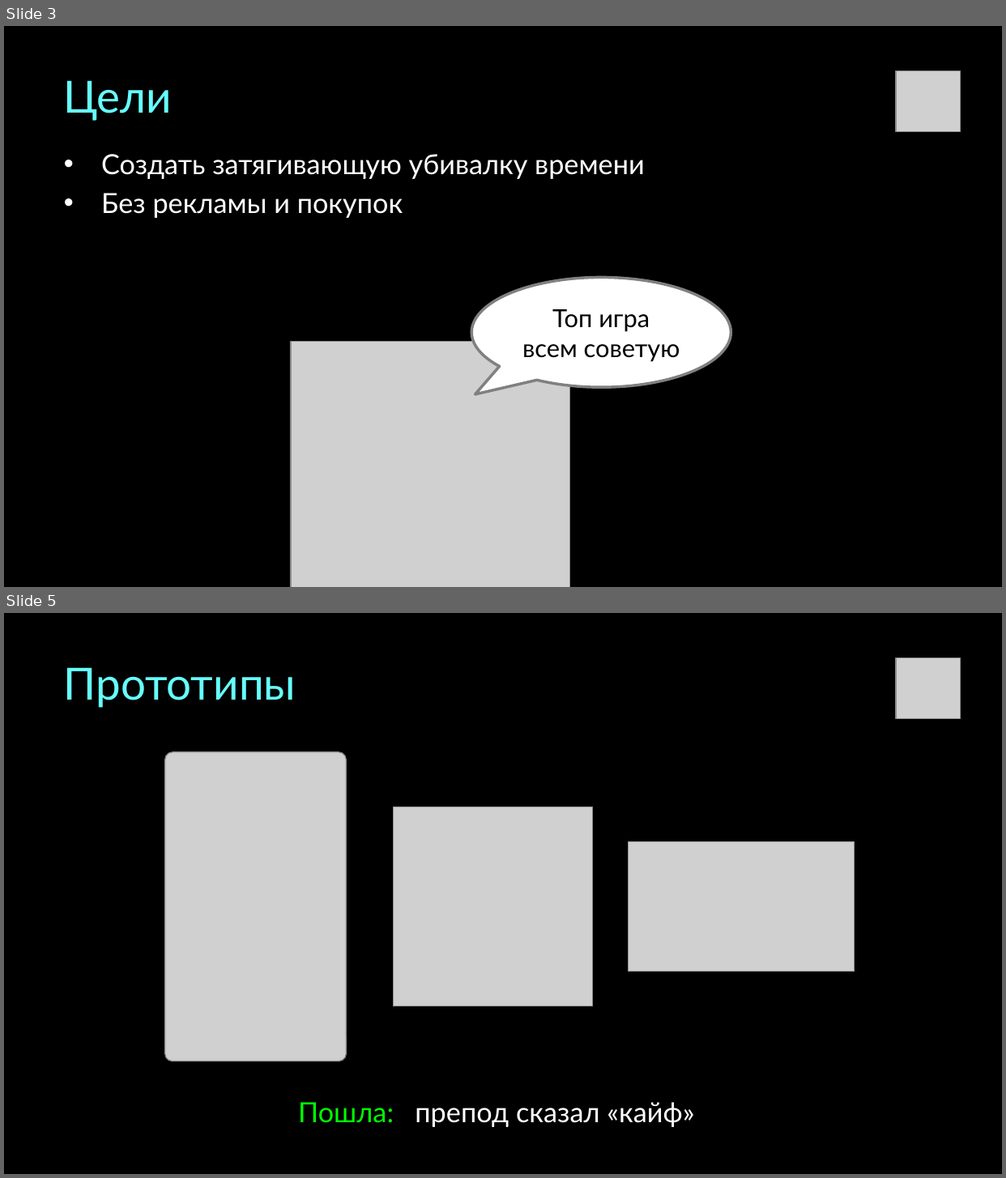
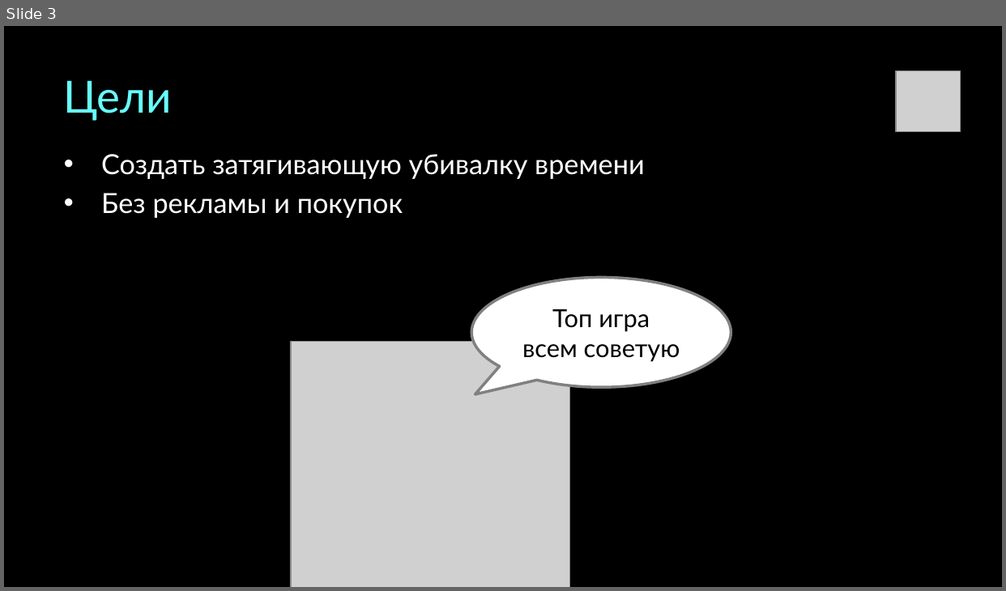
Before and after one commit to cubecrusher/Trance6-2, a slide deck: trjr.pptx. Shown one above the other, each under a label of ours: slides 3 and 5 before the commit, slide 3 after it; the slides between them are not shown. The pictures are 1006x1178 and 1006x591 pixels, drawn with LibreOffice and Linux fonts; fonts in the diff are those of the drawing; grey boxes stand for pictures. Boxes give left, top, right and bottom in pixels: in the first picture for what was removed or moved away, otherwise in the second. Text is boxed around its words. In the diff, an @@ line names an element or a change of style, - is before the commit and + after.

```diff
--- a/trjr.pptx
+++ b/trjr.pptx
@@ slide 5 removed at [4,613,1002,1174], background #000000 @@
@@ picture removed at [896,658,960,719] @@
@@ title removed at [64,667,296,708] @@
-Прототипы
@@ picture removed at [164,752,345,1062] @@
@@ picture removed at [393,807,593,1006] @@
@@ picture removed at [629,842,854,973] @@
@@ text removed at [298,1102,694,1127] @@
-Пошла: препод сказал «кайф»
```
Also in this commit, not shown: 9 slides changed, 2 slides added, 1 other slide removed.
